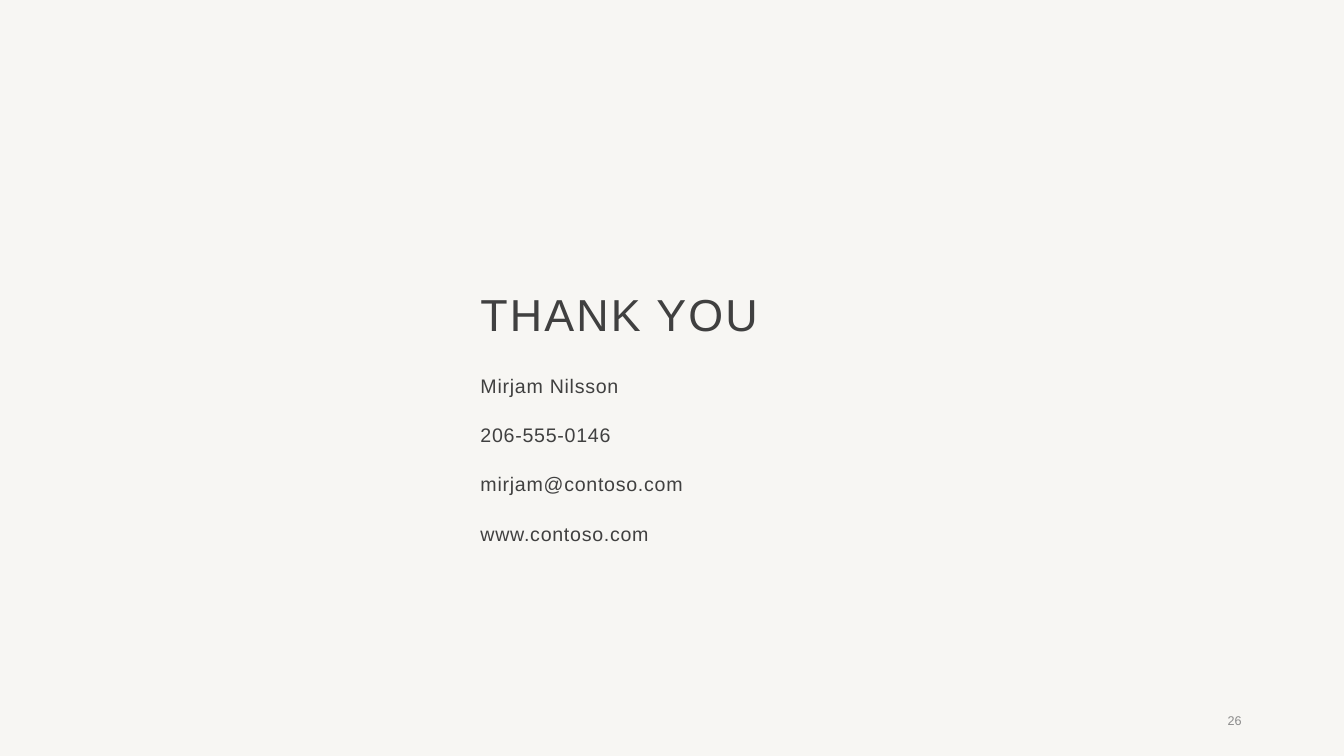
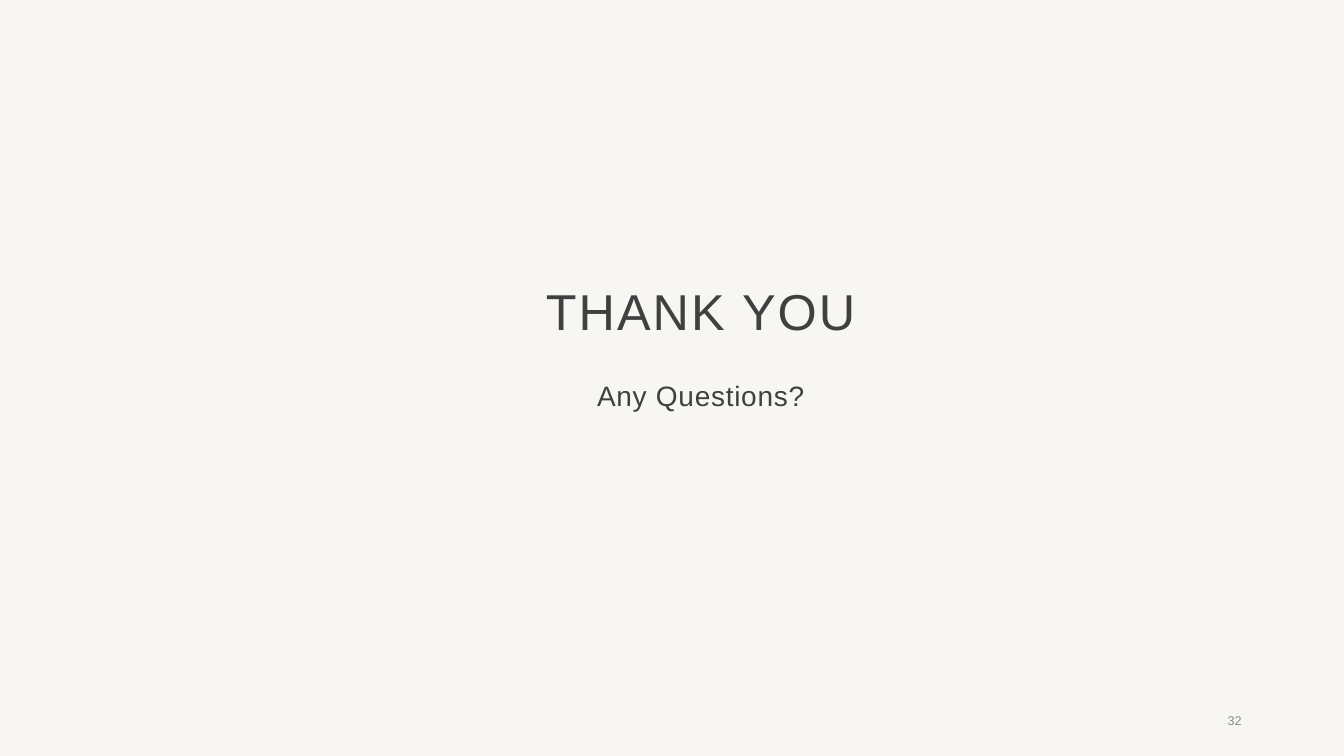
Before and after one commit to Hetansh-patel/Income-Prediction-With-R, a slide deck: slide 32 of R Project.pptx (slide 26 before the commit). Drawn at 1344x756 pixels with LibreOffice and Linux fonts; fonts in the diff are those of the drawing; background and template pictures are left out. Boxes give left, top, right and bottom in pixels: in the first picture for what was removed or moved away, otherwise in the second. Text is boxed around its words. In the diff, an @@ line names an element or a change of style, - is before the commit and + after.

```diff
--- a/R Project.pptx
+++ b/R Project.pptx
@@ title "THANK YOU" at (x1=546, y1=295, x2=855, y2=331): size 32 to 36 pt; alignment left to centre @@
@@ subtitle at (x1=597, y1=385, x2=804, y2=411): text changed; size 14 to 20 pt @@
-Mirjam Nilsson
-206-555-0146
-mirjam@contoso.com
-www.contoso.com
+Any Questions?
@@ page number at (x1=1228, y1=716, x2=1242, y2=725): text changed @@
-26
+32
```
Also in this commit, not shown: 3 other slides changed, 8 slides added, 2 slides removed.
